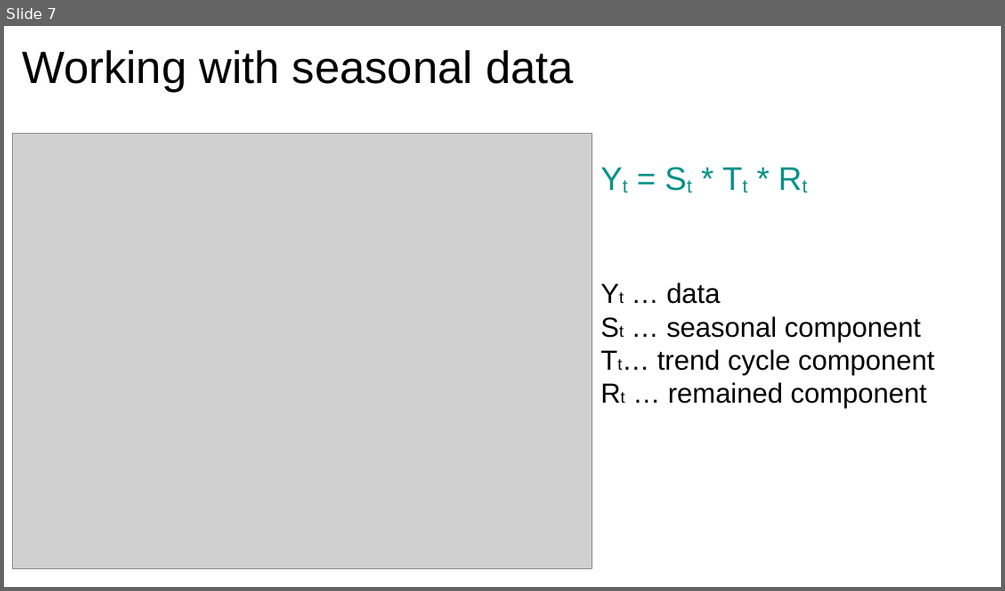
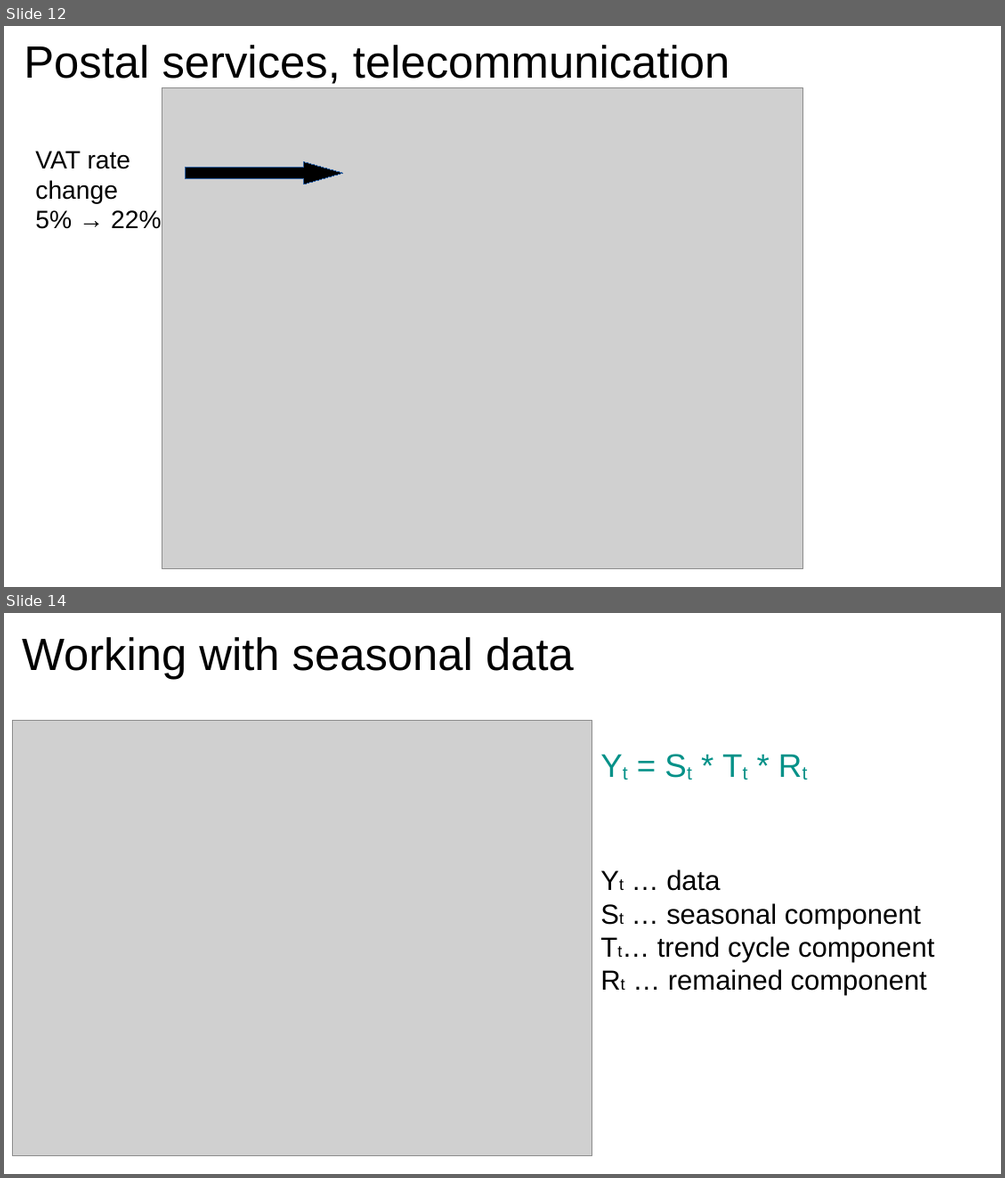
Before and after one commit to xdxdhh/czech_economy_analysis, a slide deck: presentation.odp. Shown one above the other, each under a label of ours: slide 7 before the commit, slides 12 and 14 after it; the slides between them are not shown. The pictures are 1005x591 and 1005x1178 pixels, drawn with LibreOffice and Linux fonts; fonts in the diff are those of the drawing; grey boxes stand for pictures. Boxes give left, top, right and bottom in pixels: in the first picture for what was removed or moved away, otherwise in the second. Text is boxed around its words. In the diff, an @@ line names an element or a change of style, - is before the commit and + after.

```diff
--- a/presentation.odp
+++ b/presentation.odp
@@ slide 12 added at box(4, 26, 1001, 587), background #FFFFFF @@
@@ title added at box(24, 45, 729, 84), 36 pt, text #000000 @@
+Postal services, telecommunication
@@ picture added at box(162, 87, 803, 569) @@
@@ text added at box(35, 151, 162, 229), 20 pt, text #000000 @@
+VAT rate change
+5% → 22%
@@ right arrow added at box(185, 161, 343, 184), fill #000000, outline #3465A4 0 pt @@
@@ what was slide 7 is now slide 14 @@
```
Also in this commit, not shown: 5 slides changed, 13 other slides added, 6 slides removed, 15 other files.
